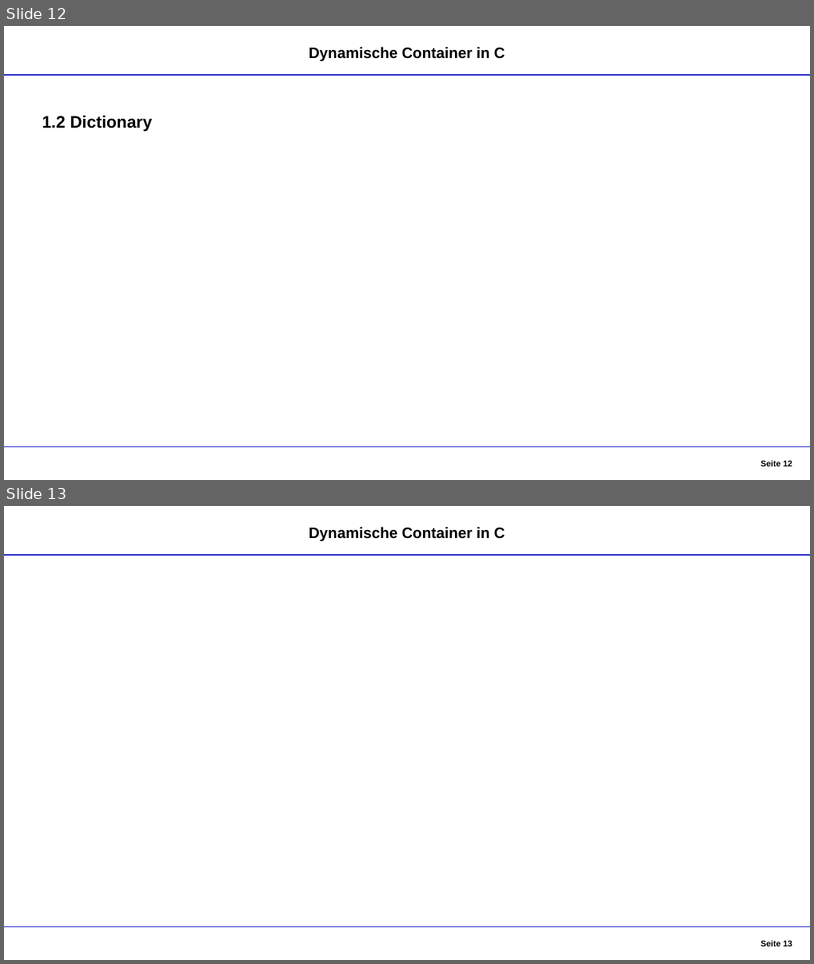
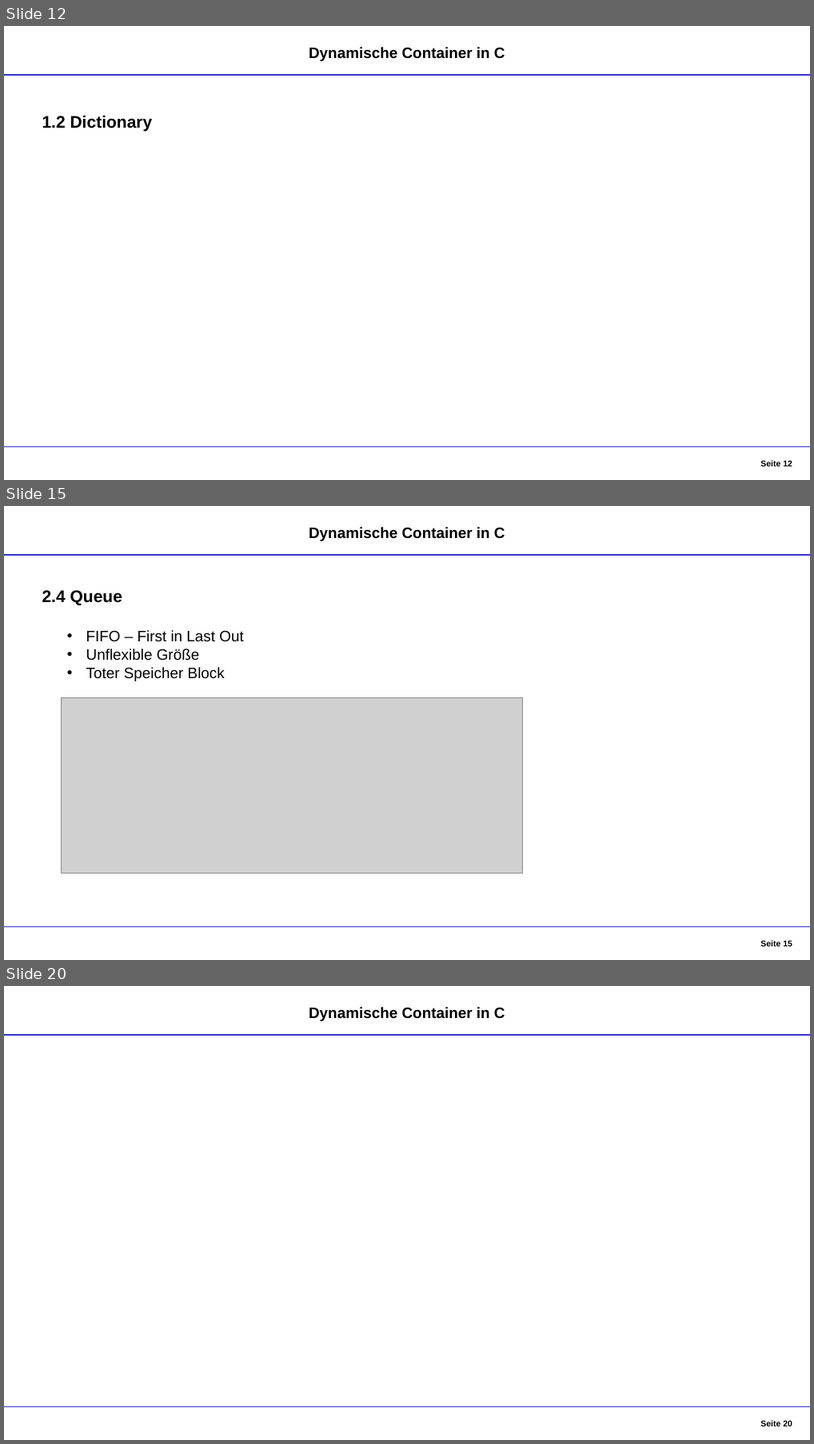
Before and after one commit to DennisGoss99/InPr_DynamicCollections, a slide deck: Dokumentation/Container - Präsentation.pptx. Shown one above the other, each under a label of ours: slides 12 and 13 before the commit, slides 12, 15 and 20 after it; the slides between them are not shown. The pictures are 814x964 and 814x1444 pixels, drawn with LibreOffice and Linux fonts; fonts in the diff are those of the drawing; grey boxes stand for pictures. Boxes give left, top, right and bottom in pixels: in the first picture for what was removed or moved away, otherwise in the second. Text is boxed around its words. In the diff, an @@ line names an element or a change of style, - is before the commit and + after.

```diff
--- a/Dokumentation/Container - Präsentation.pptx
+++ b/Dokumentation/Container - Präsentation.pptx
@@ slide 15 added at (4, 506, 810, 960), background #FFFFFF @@
@@ text added at (309, 527, 506, 541), 18 pt, text #000000, bold @@
+Dynamische Container in C
@@ line added from (4, 555) to (810, 555), #3333CC 1.25 pt @@
@@ text added at (42, 590, 122, 605), 20 pt, text #000000, bold @@
+2.4 Queue
@@ text added at (86, 630, 243, 681), 18 pt, text #000000 @@
+• FIFO – First in Last Out
+• Unflexible Größe
+• Toter Speicher Block
@@ picture added at (62, 698, 523, 873) @@
@@ line added from (4, 927) to (810, 927), #3333CC 1.25 pt @@
@@ page number added at (761, 940, 793, 946), 10 pt, text #000000, bold @@
+Seite 15
@@ what was slide 13 is now slide 20 @@
@@ page number at (761, 1420, 793, 1426): text changed @@
-Seite 13
+Seite 20
```
Also in this commit, not shown: 6 other slides added, 6 other files.
